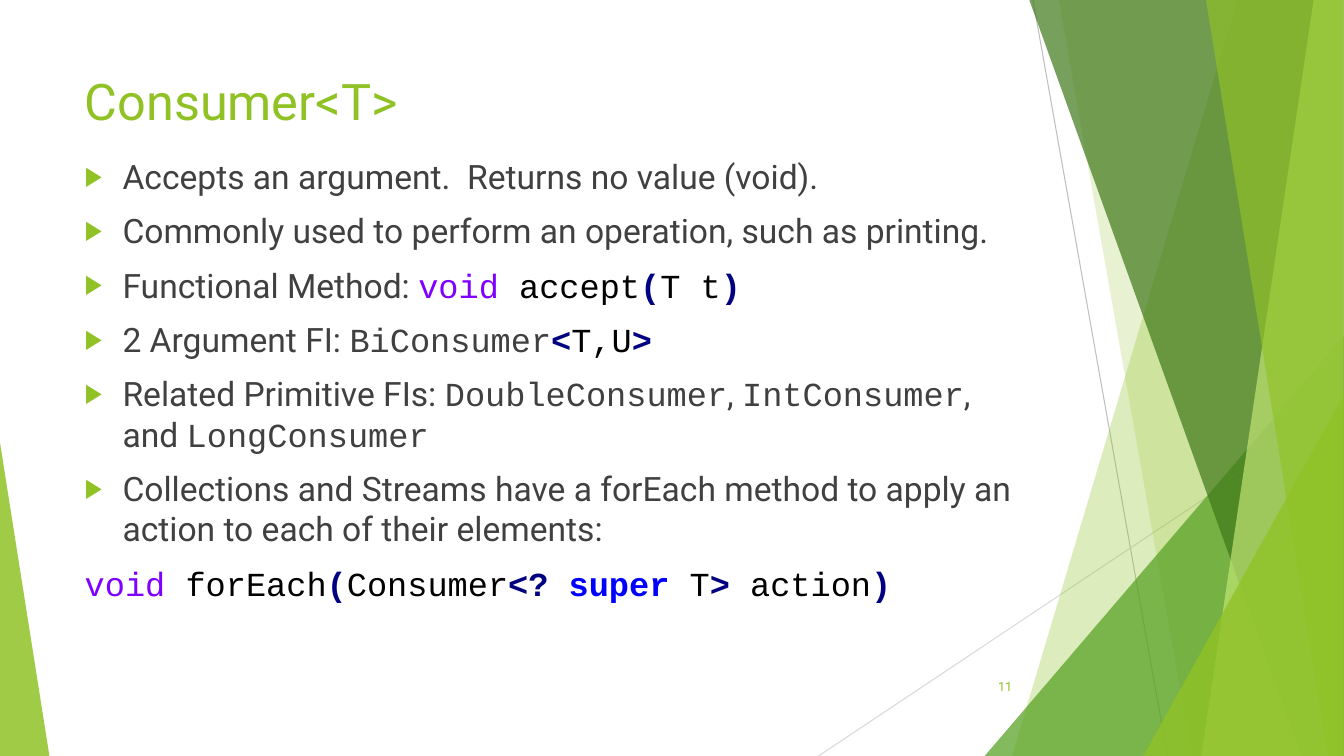
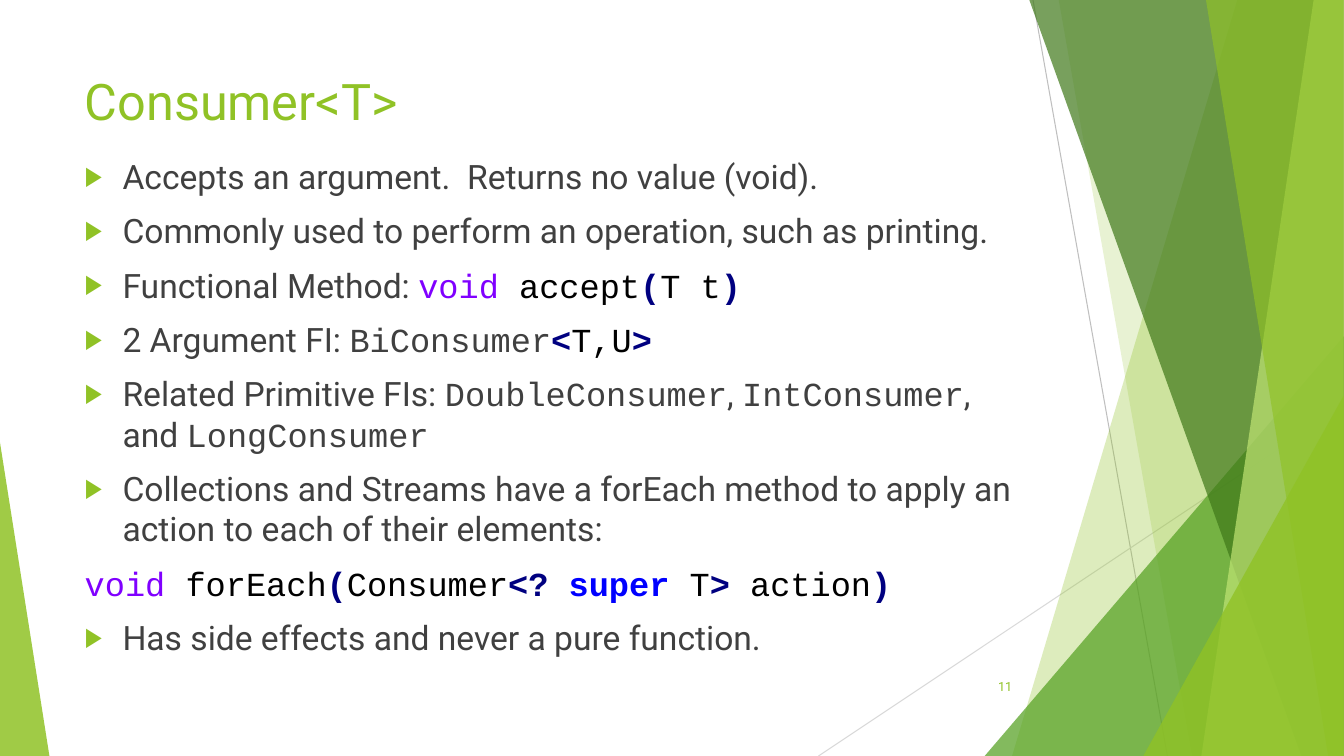
Before and after one commit to RichardRoda/2017-CodePaLOUsa-Lambda, a slide deck: slide 11 of Learning to Love the Lambda in the Stream.pptx. Drawn at 1344x756 pixels with LibreOffice and Linux fonts; fonts in the diff are those of the drawing. Boxes give left, top, right and bottom in pixels: in the first picture for what was removed or moved away, otherwise in the second. Text is boxed around its words. In the diff, an @@ line names an element or a change of style, - is before the commit and + after.

```diff
--- a/Learning to Love the Lambda in the Stream.pptx
+++ b/Learning to Love the Lambda in the Stream.pptx
@@ text at <box>123,624,761,657</box>: paragraph added @@
+▶ Has side effects and never a pure function.
```
Also in this commit, not shown: 11 other slides changed, 1 other file.
